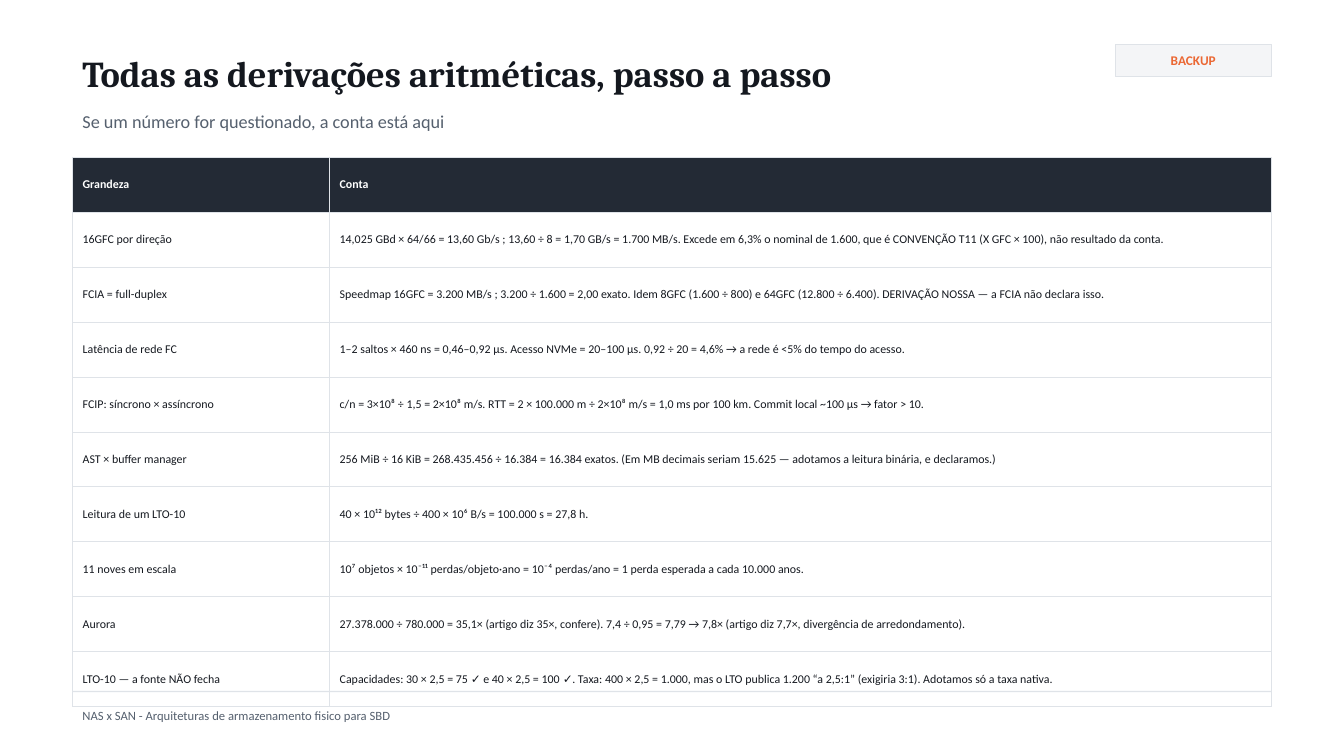
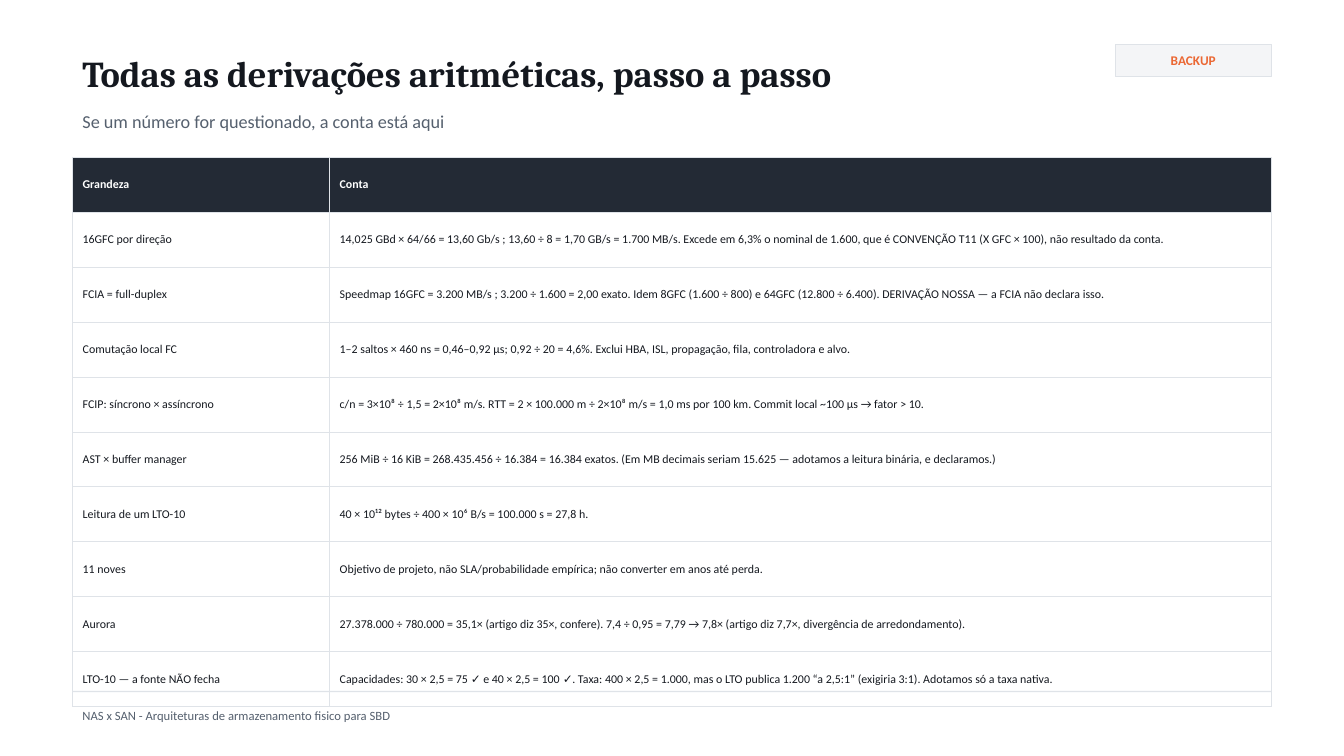
Before and after one commit to guilherme-hu/Trabalho-CBD, a slide deck: slide 35 of NAS, SAN e AST/Slides_NAS_SAN_Armazenamento_SBD.pptx. Drawn at 1344x756 pixels with LibreOffice and Linux fonts; fonts in the diff are those of the drawing. Boxes give left, top, right and bottom in pixels: in the first picture for what was removed or moved away, otherwise in the second. Text is boxed around its words. In the diff, an @@ line names an element or a change of style, - is before the commit and + after.

```diff
--- a/NAS, SAN e AST/Slides_NAS_SAN_Armazenamento_SBD.pptx
+++ b/NAS, SAN e AST/Slides_NAS_SAN_Armazenamento_SBD.pptx
@@ table at (73, 157, 1271, 689) @@
-row 4, column 1: Latência de rede FC
+row 4, column 1: Comutação local FC
-row 4, column 2: 1–2 saltos × 460 ns = 0,46–0,92 µs. Acesso NVMe = 20–100 µs. 0,92 ÷ 20 = 4,6% → a rede é <5% do tempo do acesso.
+row 4, column 2: 1–2 saltos × 460 ns = 0,46–0,92 µs; 0,92 ÷ 20 = 4,6%. Exclui HBA, ISL, propagação, fila, controladora e alvo.
-row 8, column 1: 11 noves em escala
+row 8, column 1: 11 noves
-row 8, column 2: 10⁷ objetos × 10⁻¹¹ perdas/objeto·ano = 10⁻⁴ perdas/ano = 1 perda esperada a cada 10.000 anos.
+row 8, column 2: Objetivo de projeto, não SLA/probabilidade empírica; não converter em anos até perda.
```
Also in this commit, not shown: 10 other slides changed, 28 other files.
